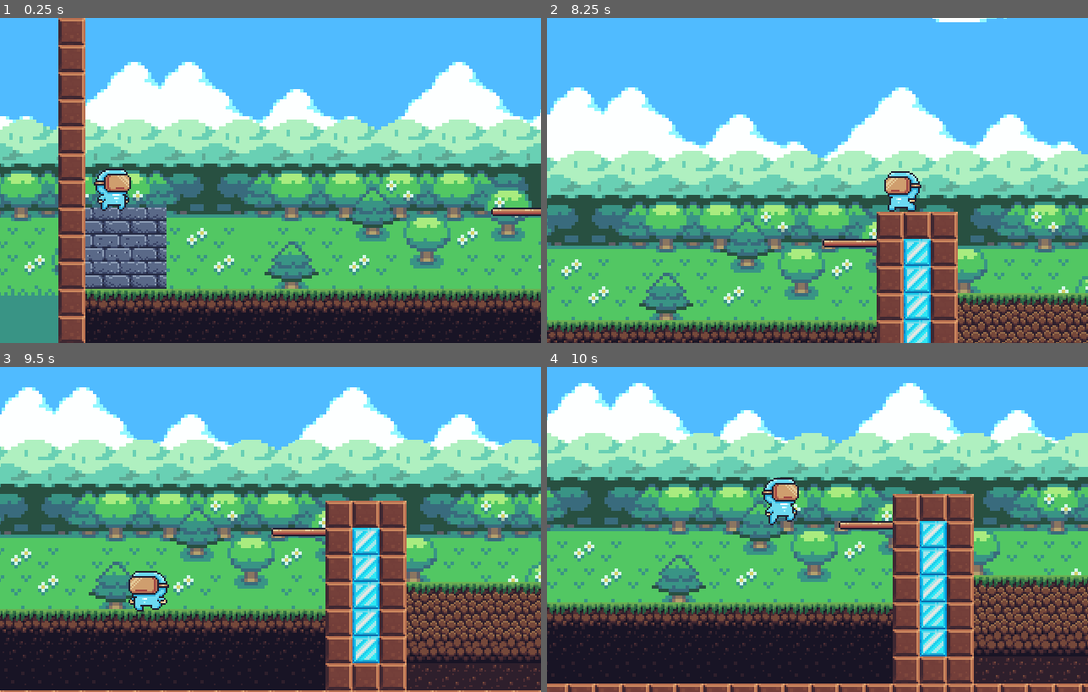
Above: before the commit, frames 1-4 (two rows, left to right).
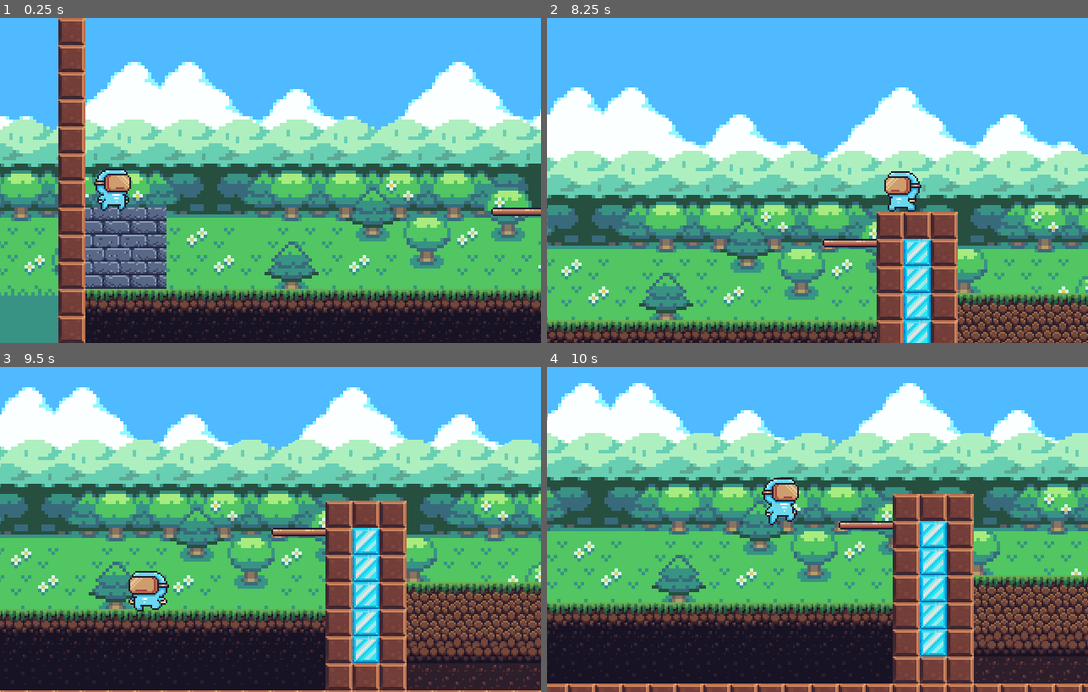
Above: after the commit, the same moments.

Repository: RIEart/zero
Game: Godot game, scene res://Levels/Level_01.tscn
Same seed, same stepped clock (60 frames per second), same inputs: the game is played once before the commit and once after it.
Inputs:
- Up to frame 1 (0.25 s): no input
- Up to frame 2 (8.25 s): hold D (move_right) 0.53-2.03 s; tap Space (jump) at 0.77, 1.52, 3.02, 3.77, 4.52, 6.02, 6.77, 7.52 s; hold A (move_left) 2.03-4.28 s; hold D (move_right) 4.28-8.03 s; hold A (move_left) from 8.03 s (still down)
- Up to frame 3 (9.5 s): keep holding A (move_left); tap Space (jump) at 9.02 s
- Up to frame 4 (10 s): release A (move_left) at 9.53 s; hold D (move_right) from 9.53 s (still down); tap Space (jump) at 9.77 s

The runs differ from the first frame. In frame 2, 0.1% of the frame differs, in the area x 71-85%, y 0-2%; in frame 3, less than 0.1%; in frame 4, less than 0.1%.

Commit message:
aula fall-zone

Diff:
--- /dev/null
+++ b/ITENS/apple.tscn
@@ -0,0 +1,80 @@
+[gd_scene load_steps=5 format=2]
+
+[ext_resource path="res://assets/Items/Fruits/Apple.png" type="Texture" id=1]
+
+[sub_resource type="CircleShape2D" id=1]
+
+[sub_resource type="Animation" id=2]
+length = 0.001
+tracks/0/type = "value"
+tracks/0/path = NodePath("Apple:hframes")
+tracks/0/interp = 1
+tracks/0/loop_wrap = true
+tracks/0/imported = false
+tracks/0/enabled = true
+tracks/0/keys = {
+"times": PoolRealArray( 0 ),
+"transitions": PoolRealArray( 1 ),
+"update": 1,
+"values": [ 17 ]
+}
+tracks/1/type = "value"
+tracks/1/path = NodePath("Apple:frame")
+tracks/1/interp = 1
+tracks/1/loop_wrap = true
+tracks/1/imported = false
+tracks/1/enabled = true
+tracks/1/keys = {
+"times": PoolRealArray( 0 ),
+"transitions": PoolRealArray( 1 ),
+"update": 1,
+"values": [ 0 ]
+}
+
+[sub_resource type="Animation" id=3]
+resource_name = "motion "
+length = 1.6
+tracks/0/type = "value"
+tracks/0/path = NodePath("Apple:hframes")
+tracks/0/interp = 1
+tracks/0/loop_wrap = true
+tracks/0/imported = false
+tracks/0/enabled = true
+tracks/0/keys = {
+"times": PoolRealArray( 0 ),
+"transitions": PoolRealArray( 1 ),
+"update": 1,
+"values": [ 17 ]
+}
+tracks/1/type = "value"
+tracks/1/path = NodePath("Apple:frame")
+tracks/1/interp = 1
+tracks/1/loop_wrap = true
+tracks/1/imported = false
+tracks/1/enabled = true
+tracks/1/keys = {
+"times": PoolRealArray( 0, 0.1, 0.2, 0.3, 0.4, 0.5, 0.6, 0.7, 0.8, 0.9, 1, 1.1, 1.2, 1.3, 1.4, 1.5 ),
+"transitions": PoolRealArray( 1, 1, 1, 1, 1, 1, 1, 1, 1, 1, 1, 1, 1, 1, 1, 1 ),
+"update": 1,
+"values": [ 0, 1, 2, 3, 4, 5, 6, 7, 8, 9, 9, 10, 11, 12, 13, 14 ]
+}
+
+[node name="apple" type="Area2D"]
+position = Vector2( -25, 116 )
+__meta__ = {
+"_edit_group_": true
+}
+
+[node name="Collision" type="CollisionShape2D" parent="."]
+position = Vector2( -229, -51 )
+shape = SubResource( 1 )
+
+[node name="AnimationPlayer" type="AnimationPlayer" parent="."]
+playback_speed = 1.5
+anims/RESET = SubResource( 2 )
+"anims/motion " = SubResource( 3 )
+
+[node name="Apple" type="Sprite" parent="."]
+position = Vector2( -229, -50 )
+texture = ExtResource( 1 )
+hframes = 17
--- a/Levels/Level_01.tscn
+++ b/Levels/Level_01.tscn
@@ -8,6 +8,7 @@
 [ext_resource path="res://assets/Terrain/3 - Cloud_cover_1.png" type="Texture" id=6]
 [ext_resource path="res://assets/Terrain/5 - Sky_color.png" type="Texture" id=7]
 [ext_resource path="res://assets/Terrain/2 - Hills.png" type="Texture" id=8]
+[ext_resource path="res://Scripts/Fall-zone.gd" type="Script" id=9]
 
 [sub_resource type="ConvexPolygonShape2D" id=5]
 points = PoolVector2Array( 0, 0, 16, 0, 16, 16, 0, 16 )
@@ -876,7 +877,10 @@
 [sub_resource type="ShaderMaterial" id=31]
 shader = SubResource( 30 )
 shader_param/Direction = Vector2( 1, 0 )
-shader_param/Speed = 0.02
+shader_param/Speed = 5000.0
+
+[sub_resource type="RectangleShape2D" id=32]
+extents = Vector2( 150, 10 )
 
 [node name="Level_01" type="Node2D"]
 
@@ -940,3 +944,16 @@
 scale = Vector2( 2, 2 )
 texture = ExtResource( 2 )
 centered = false
+
+[node name="fall-zone" type="Area2D" parent="."]
+position = Vector2( 947, 199 )
+script = ExtResource( 9 )
+__meta__ = {
+"_edit_group_": true
+}
+
+[node name="Collision" type="CollisionShape2D" parent="fall-zone"]
+position = Vector2( 5, 0 )
+shape = SubResource( 32 )
+
+[connection signal="body_entered" from="fall-zone" to="fall-zone" method="_on_fallzone_body_entered"]
--- /dev/null
+++ b/Scripts/Fall-zone.gd
@@ -0,0 +1,10 @@
+extends Area2D
+
+
+func _ready():
+	pass
+
+
+func _on_fallzone_body_entered(body):
+	print(body.name)
+	get_tree().reload_current_scene()
--- a/Scripts/Player.gd
+++ b/Scripts/Player.gd
@@ -18,6 +18,8 @@
 	is_grounded = _check_is_ground()
 
 	_set_animation()
+
+#	print(velocity.y)
 
 func _get_input():
 	velocity.x = 0
--- a/project.godot
+++ b/project.godot
@@ -94,7 +94,6 @@
 
 [rendering]
 
-quality/driver/driver_name="GLES2"
 vram_compression/import_etc=true
 vram_compression/import_etc2=false
 environment/default_environment="res://default_env.tres"
Not shown: 1 places in Levels/Level_01.tscn that only renumber resources
